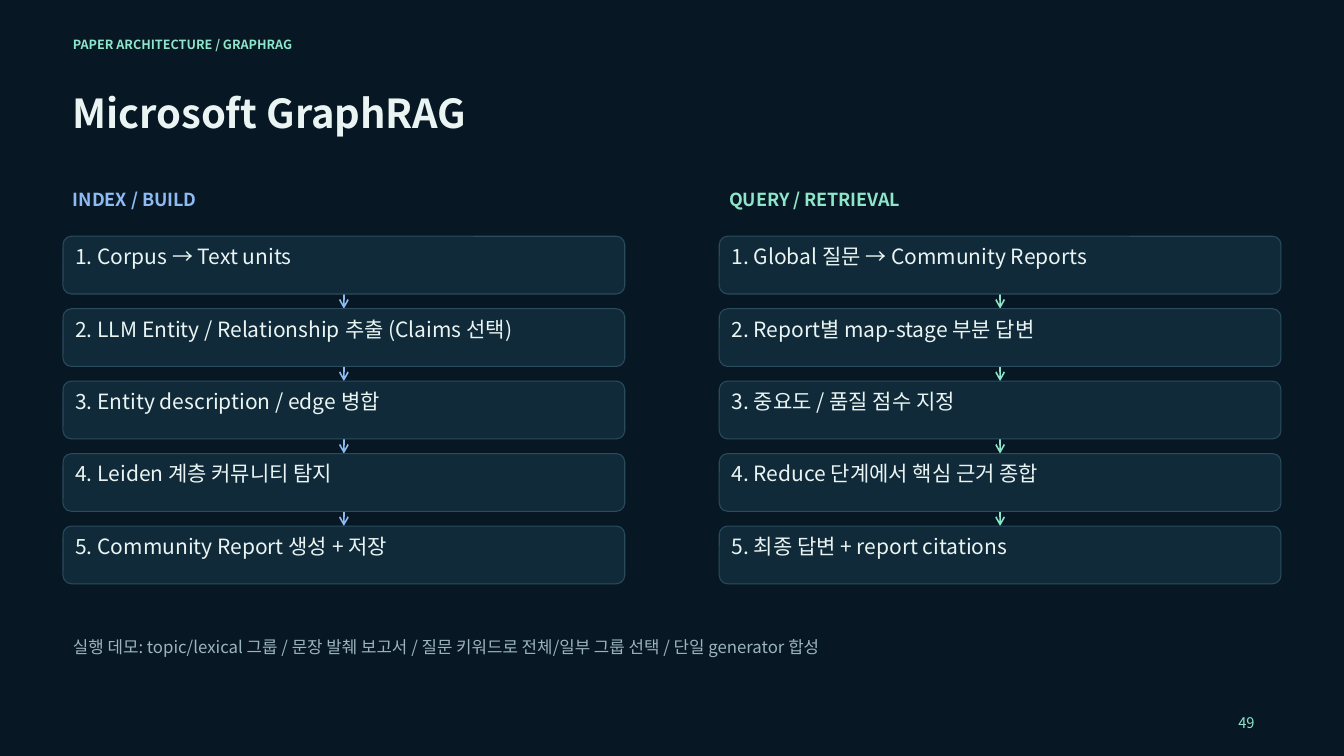
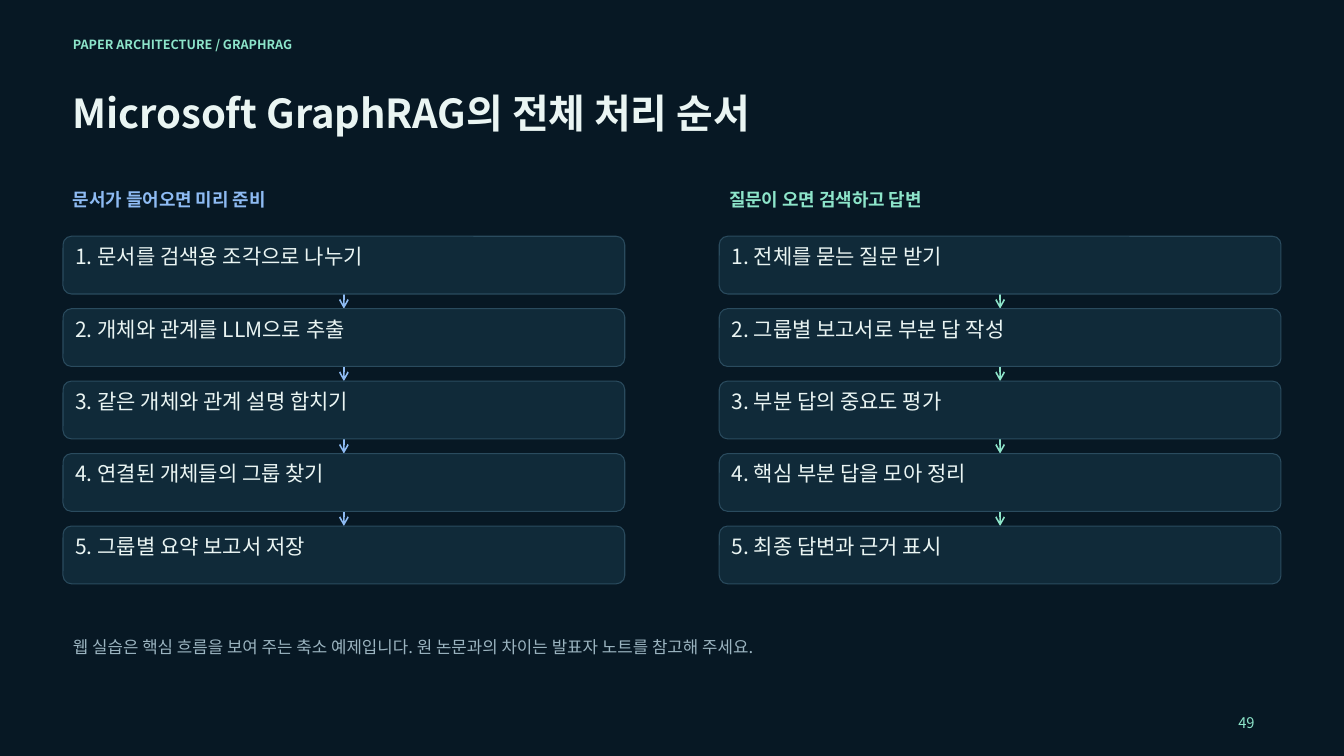
Before and after one commit to euiyulsong/graphrag-atlas, a slide deck: slide 49 of slides/GraphRAG_Atlas_Tech_Seminar.pptx. Drawn at 1344x756 pixels with LibreOffice and Linux fonts; fonts in the diff are those of the drawing. Boxes give left, top, right and bottom in pixels: in the first picture for what was removed or moved away, otherwise in the second. Text is boxed around its words. In the diff, an @@ line names an element or a change of style, - is before the commit and + after.

```diff
--- a/slides/GraphRAG_Atlas_Tech_Seminar.pptx
+++ b/slides/GraphRAG_Atlas_Tech_Seminar.pptx
@@ text at bbox=[73, 94, 750, 137]: text changed @@
-Microsoft GraphRAG
+Microsoft GraphRAG의 전체 처리 순서
@@ text at bbox=[73, 191, 266, 208]: text changed @@
-INDEX / BUILD
+문서가 들어오면 미리 준비
@@ text at bbox=[729, 191, 922, 208]: text changed @@
-QUERY / RETRIEVAL
+질문이 오면 검색하고 답변
@@ text in rounded rectangle at bbox=[75, 246, 363, 266]: text changed @@
-1. Corpus → Text units
+1. 문서를 검색용 조각으로 나누기
@@ text in rounded rectangle at bbox=[732, 246, 942, 266]: text changed @@
-1. Global 질문 → Community Reports
+1. 전체를 묻는 질문 받기
@@ text in rounded rectangle at bbox=[75, 319, 345, 339]: text changed @@
-2. LLM Entity / Relationship 추출 (Claims 선택)
+2. 개체와 관계를 LLM으로 추출
@@ text in rounded rectangle at bbox=[732, 319, 1005, 339]: text changed @@
-2. Report별 map-stage 부분 답변
+2. 그룹별 보고서로 부분 답 작성
@@ text in rounded rectangle at bbox=[75, 391, 348, 411]: text changed @@
-3. Entity description / edge 병합
+3. 같은 개체와 관계 설명 합치기
@@ text in rounded rectangle at bbox=[732, 391, 942, 411]: text changed @@
-3. 중요도 / 품질 점수 지정
+3. 부분 답의 중요도 평가
@@ text in rounded rectangle at bbox=[75, 463, 325, 483]: text changed @@
-4. Leiden 계층 커뮤니티 탐지
+4. 연결된 개체들의 그룹 찾기
@@ text in rounded rectangle at bbox=[732, 463, 966, 483]: text changed @@
-4. Reduce 단계에서 핵심 근거 종합
+4. 핵심 부분 답을 모아 정리
@@ text in rounded rectangle at bbox=[75, 536, 305, 556]: text changed @@
-5. Community Report 생성 + 저장
+5. 그룹별 요약 보고서 저장
@@ text in rounded rectangle at bbox=[732, 536, 942, 556]: text changed @@
-5. 최종 답변 + report citations
+5. 최종 답변과 근거 표시
@@ text at bbox=[73, 639, 753, 655]: text changed @@
-실행 데모: topic/lexical 그룹 / 문장 발췌 보고서 / 질문 키워드로 전체/일부 그룹 선택 / 단일 generator 합성
+웹 실습은 핵심 흐름을 보여 주는 축소 예제입니다. 원 논문과의 차이는 발표자 노트를 참고해 주세요.
```
Also in this commit, not shown: 40 other slides changed, 19 slides added, 19 slides removed, 5 other files.
